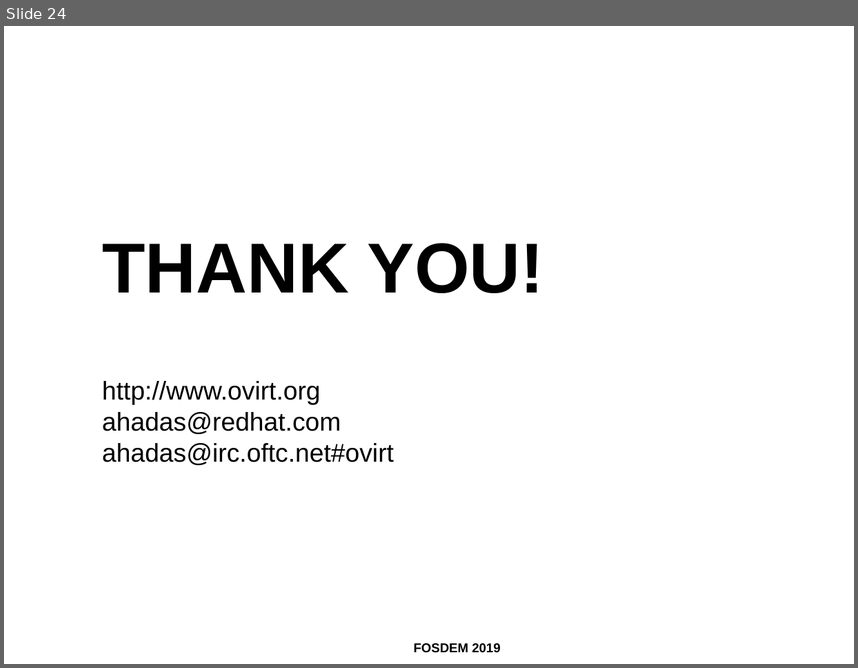
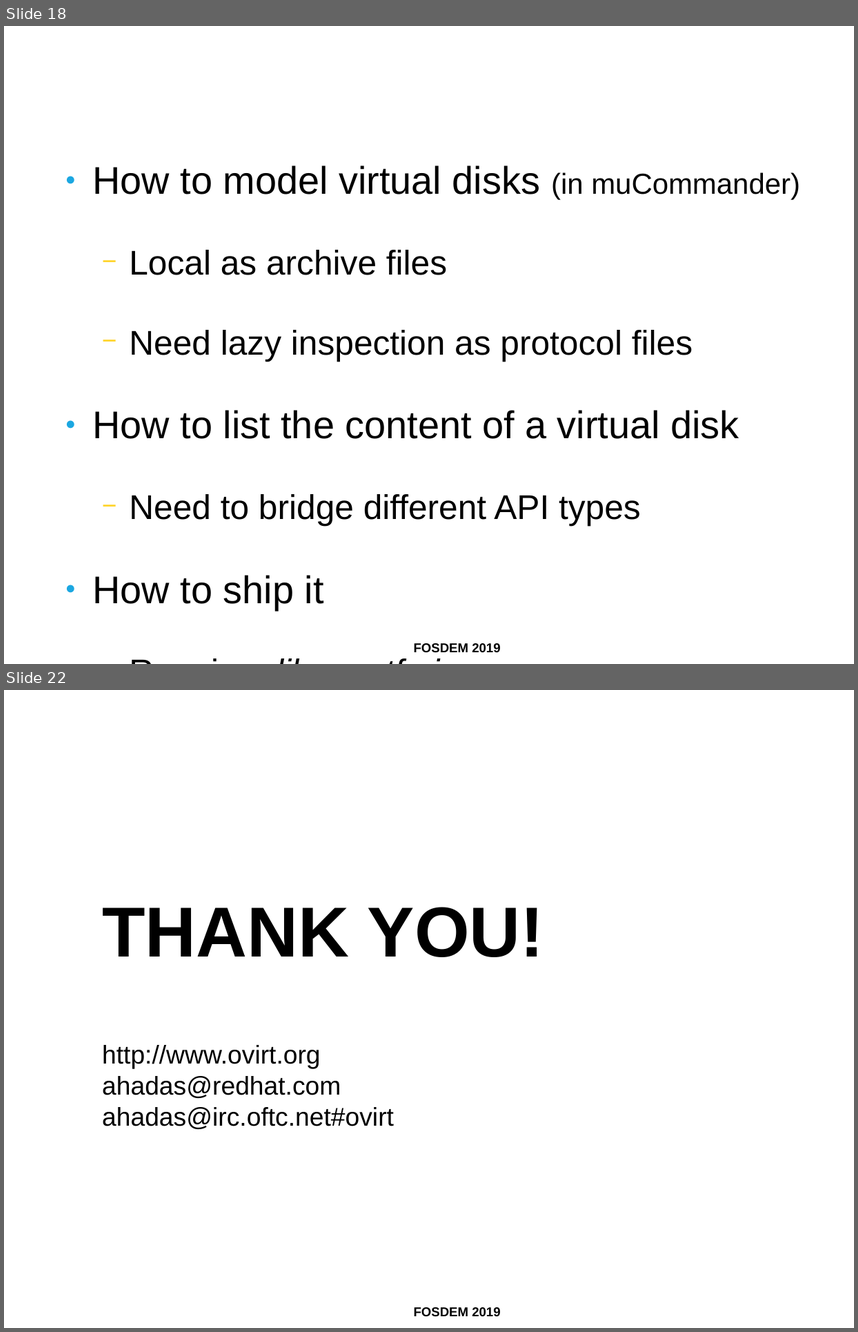
Before and after one commit to ahadas/ahadas.github.io, a slide deck: slides/toward_exploring_virtual_disks_using_a_file_manager.odp. Shown one above the other, each under a label of ours: slide 24 before the commit, slides 18 and 22 after it; the slides between them are not shown. The pictures are 858x668 and 858x1332 pixels, drawn with LibreOffice and Linux fonts; fonts in the diff are those of the drawing; background and template pictures are left out. Boxes give left, top, right and bottom in pixels: in the first picture for what was removed or moved away, otherwise in the second. Text is boxed around its words. In the diff, an @@ line names an element or a change of style, - is before the commit and + after.

```diff
--- a/slides/toward_exploring_virtual_disks_using_a_file_manager.odp
+++ b/slides/toward_exploring_virtual_disks_using_a_file_manager.odp
@@ slide 18 added at box(4, 26, 854, 664), background #FFFFFF; not listed: 1 template element that a slide beside it also shows @@
@@ title added at box(150, 32, 854, 90), 36 pt, text #FFFFFF @@
+Challenges
@@ text added at box(93, 165, 800, 610), 32 pt, text #000000 @@
+● How to model virtual disks (in muCommander)
+  − Local as archive files
+  − Need lazy inspection as protocol files
+● How to list the content of a virtual disk
+  − Need to bridge different API types
+● How to ship it
+  − Requires libguestfs-java
@@ what was slide 24 is now slide 22 @@
```
Also in this commit, not shown: 4 slides changed, 4 other slides added, 7 slides removed.
